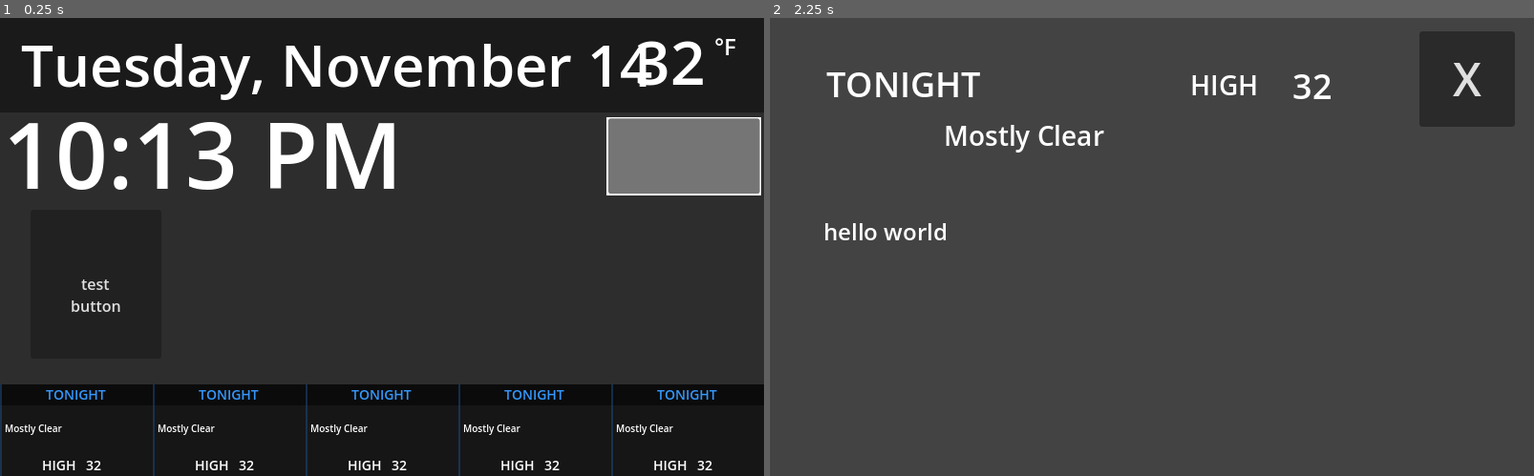
Above: before the commit, frames 1-2 (left to right).
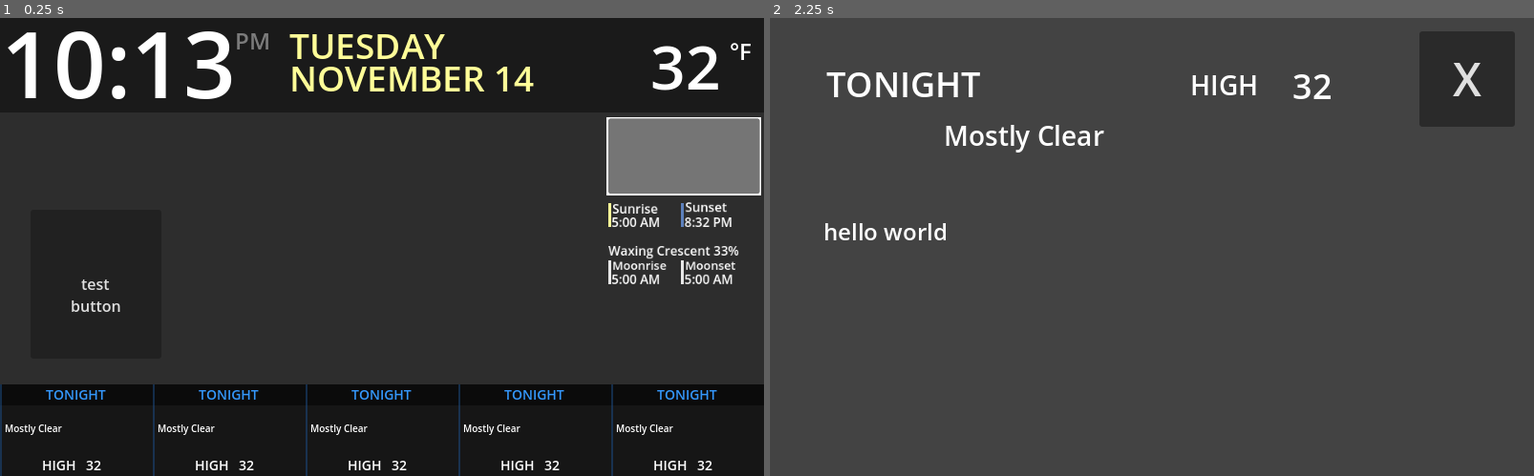
Above: after the commit, the same moments.

Repository: mattgrogan/PiDisplay
Game: Godot game, scene res://pi_display.tscn
The game is run twice, just before and just after one commit, with the same random seed, the same clock (stepped at 60 frames per second) and the same inputs.
Inputs (mouse positions are in pixels of both pictures, inside the frame that each line leads up to):
- Up to frame 1 (0.25 s): no input
- Up to frame 2 (2.25 s): click (1457, 155) at 0.5 s; click "test button" at 1.25 s; click (846, 430) at 2.02 s

The runs differ from the first frame. In frame 1, 8.8% of the frame differs, in the area x 1-99%, y 2-59%; in frame 2, nothing differs.
Error before the commit: Invalid access to property or key 'properties' on a base object of type 'Nil'. (res://DelayTimer.gd:29)
Error after the commit: Invalid access to property or key 'properties' on a base object of type 'Nil'. (res://USNO_Data.gd:33)

Commit message:
Added sun and moonrise

Diff:
--- a/Date.gd
+++ b/Date.gd
@@ -48,4 +48,4 @@
 		Time.Month.MONTH_DECEMBER:
 			month = "December"
 
-	self.text = "%s, %s %d" % [day_of_week, month, date.day]
+	self.text = "%s\n%s %d" % [day_of_week, month, date.day]
--- a/Time.gd
+++ b/Time.gd
@@ -15,4 +15,5 @@
 		ampm = "PM"
 	if hour > 12:
 		hour = hour - 12
-	self.text = "%d:%02d %s" % [hour, time.minute, ampm]
+	self.text = "%d:%02d" % [hour, time.minute]
+	$ampm.text = ampm
--- /dev/null
+++ b/USNO_Data.gd
@@ -0,0 +1,75 @@
+extends Node2D
+
+
+# Called when the node enters the scene tree for the first time.
+func _ready():
+	_send_http_request()
+
+func get_tz_offset_in_hours():
+	var tz = Time.get_time_zone_from_system()
+	#var offset = Time.get_offset_string_from_offset_minutes(tz.bias)
+	var offset = float(tz.bias) / 60.0
+	return offset
+
+func build_url():
+	var date = Time.get_date_string_from_system(true)
+	var tz_offset = get_tz_offset_in_hours()
+	var url = "https://aa.usno.navy.mil/api/rstt/oneday?date=" + date + \
+	"&coords=40.899761,-73.367905&tz=" + str(tz_offset) + "&dst=false"
+	return url
+
+func _send_http_request():
+	var http_request = HTTPRequest.new()
+	add_child(http_request)
+
+	http_request.request_completed.connect(_on_request_completed)
+	http_request.request(build_url())
+
+func _on_request_completed(result, response_code, headers, body):
+	var json = JSON.parse_string(body.get_string_from_utf8())
+	parse_usno_oneday(json)
+
+func parse_usno_oneday(json):
+	var moon_phase = json["properties"]["data"]["curphase"]
+	var moon_frac = json["properties"]["data"]["fracillum"]
+
+	var moonrise = ""
+	var moonset = ""
+	for d in json.properties.data.moondata:
+		if d.phen == "Rise":
+			moonrise = d.time
+		if d.phen == "Set":
+			moonset = d.time
+
+	var sunrise = ""
+	var sunset = ""
+	for s in json.properties.data.sundata:
+		if s.phen == "Rise":
+			sunrise = s.time
+		if s.phen == "Set":
+			sunset = s.time
+
+	_update_fields(moon_phase, moon_frac, moonrise, moonset, sunrise, sunset)
+
+
+func mil_time_to_12hr(military_time):
+	var split_time = military_time.split(":", false, 1)
+	var hour = int(split_time[0])
+	var min = int(split_time[1])
+
+	var ampm = "AM"
+	if hour == 0:
+		hour = 12
+	if hour > 12:
+		hour = hour - 12
+	if hour >= 12:
+		ampm = "PM"
+
+	return "%d:%d %s" % [hour, min, ampm]
+
+func _update_fields(moon_phase, moon_frac, moonrise, moonset, sunrise, sunset):
+	$Sunrise.text = mil_time_to_12hr(sunrise)
+	$Sunset.text = mil_time_to_12hr(sunset)
+	$Moonrise.text = mil_time_to_12hr(moonrise)
+	$Moonset.text = mil_time_to_12hr(moonset)
+	$Moonphase.text = moon_phase + " (" + moon_frac + ")"
--- a/pi_display.tscn
+++ b/pi_display.tscn
@@ -9,17 +9,9 @@
 [ext_resource type="Script" path="res://ForecastTimer.gd" id="5_1ordo"]
 [ext_resource type="Script" path="res://BackgroundTimer.gd" id="7_la43m"]
 
-[sub_resource type="SystemFont" id="SystemFont_i5y02"]
-
-[sub_resource type="LabelSettings" id="LabelSettings_bc13e"]
-font = SubResource("SystemFont_i5y02")
-font_size = 60
-
-[sub_resource type="SystemFont" id="SystemFont_ncmdv"]
-
-[sub_resource type="LabelSettings" id="LabelSettings_sg3pd"]
-font = SubResource("SystemFont_ncmdv")
-font_size = 96
+[sub_resource type="FontVariation" id="FontVariation_dqk7m"]
+spacing_top = -10
+spacing_bottom = -10
 
 [sub_resource type="SystemFont" id="SystemFont_dsuyu"]
 
@@ -57,30 +49,44 @@
 color = Color(0, 0, 0, 0.407843)
 
 [node name="Date" type="Label" parent="TimeDisplay"]
-offset_left = 22.0
-offset_top = 7.0
-offset_right = 773.0
-offset_bottom = 90.0
-size_flags_horizontal = 0
-text = "Monday January 1"
-label_settings = SubResource("LabelSettings_bc13e")
+offset_left = 303.0
+offset_top = 13.0
+offset_right = 1054.0
+offset_bottom = 106.0
+theme_override_colors/font_color = Color(1, 0.992157, 0.596078, 1)
+theme_override_fonts/font = SubResource("FontVariation_dqk7m")
+theme_override_font_sizes/font_size = 37
+text = "Monday
+January 1"
+uppercase = true
 script = ExtResource("1_6w8ij")
 
 [node name="Time" type="Label" parent="TimeDisplay"]
-offset_left = 3.0
-offset_top = 76.0
-offset_right = 636.0
-offset_bottom = 208.0
-text = "10:01 AM"
-label_settings = SubResource("LabelSettings_sg3pd")
+offset_left = 1.0
+offset_top = -19.0
+offset_right = 260.0
+offset_bottom = 113.0
+theme_override_colors/font_color = Color(1, 1, 1, 1)
+theme_override_font_sizes/font_size = 96
+text = "10:01"
 script = ExtResource("2_qqntg")
+
+[node name="ampm" type="Label" parent="TimeDisplay/Time"]
+layout_mode = 0
+offset_left = 245.0
+offset_top = 26.0
+offset_right = 285.0
+offset_bottom = 60.0
+theme_override_colors/font_color = Color(0.481789, 0.481789, 0.481789, 1)
+theme_override_font_sizes/font_size = 24
+text = "AM"
 
 [node name="Temp" type="Label" parent="TimeDisplay"]
 unique_name_in_owner = true
-offset_left = 644.0
-offset_top = 1.0
-offset_right = 738.0
-offset_bottom = 89.0
+offset_left = 660.0
+offset_top = 6.0
+offset_right = 754.0
+offset_bottom = 94.0
 text = "32"
 label_settings = SubResource("LabelSettings_jibpm")
 horizontal_alignment = 2
--- a/sunrise_sunset.tscn
+++ b/sunrise_sunset.tscn
@@ -1,6 +1,7 @@
-[gd_scene load_steps=4 format=3 uid="uid://bmoq88hih8ug0"]
+[gd_scene load_steps=5 format=3 uid="uid://bmoq88hih8ug0"]
 
 [ext_resource type="Script" path="res://SunriseSunset.gd" id="1_tfgvx"]
+[ext_resource type="PackedScene" uid="uid://br84r55ld6gwv" path="res://usno_data.tscn" id="2_ys010"]
 
 [sub_resource type="PlaceholderMesh" id="PlaceholderMesh_jdon3"]
 
@@ -9,6 +10,9 @@
 
 [node name="SunriseSunset" type="Node2D"]
 script = ExtResource("1_tfgvx")
+
+[node name="USNO_Data" parent="." instance=ExtResource("2_ys010")]
+position = Vector2(97, 223)
 
 [node name="Timer" type="Timer" parent="."]
 
@@ -42,7 +46,7 @@
 color = Color(0, 0, 0, 1)
 
 [node name="SunlightMaximized" type="TextureRect" parent="CanvasLayer"]
-anchors_preset = -1
+anchors_preset = 15
 anchor_right = 1.0
 anchor_bottom = 1.0
 offset_top = 1.0
--- /dev/null
+++ b/usno_data.tscn
@@ -0,0 +1,117 @@
+[gd_scene load_steps=2 format=3 uid="uid://br84r55ld6gwv"]
+
+[ext_resource type="Script" path="res://USNO_Data.gd" id="1_5gepg"]
+
+[node name="USNO_Data" type="Node2D"]
+position = Vector2(6, 62)
+script = ExtResource("1_5gepg")
+
+[node name="Sunrise" type="Label" parent="."]
+offset_left = 1.0
+offset_top = -47.0
+offset_right = 63.0
+offset_bottom = -24.0
+text = "5:00 AM"
+metadata/_edit_use_anchors_ = true
+
+[node name="Label" type="Label" parent="Sunrise"]
+layout_mode = 0
+offset_left = 1.0
+offset_top = -17.0
+offset_right = 59.0
+offset_bottom = 6.0
+text = "Sunrise"
+metadata/_edit_use_anchors_ = true
+
+[node name="ColorRect" type="ColorRect" parent="Sunrise"]
+offset_left = -4.0
+offset_top = -12.0
+offset_right = -1.0
+offset_bottom = 18.0
+color = Color(1, 0.992157, 0.596078, 1)
+metadata/_edit_use_anchors_ = true
+
+[node name="Sunset" type="Label" parent="."]
+offset_left = 93.0
+offset_top = -47.0
+offset_right = 154.0
+offset_bottom = -24.0
+text = "8:32 PM"
+metadata/_edit_use_anchors_ = true
+
+[node name="Label" type="Label" parent="Sunset"]
+layout_mode = 0
+offset_left = 1.0
+offset_top = -19.0
+offset_right = 54.0
+offset_bottom = 4.0
+text = "Sunset"
+metadata/_edit_use_anchors_ = true
+
+[node name="ColorRect" type="ColorRect" parent="Sunset"]
+layout_mode = 0
+offset_left = -4.0
+offset_top = -12.0
+offset_right = -1.0
+offset_bottom = 18.0
+color = Color(0.360784, 0.501961, 0.737255, 1)
+metadata/_edit_use_anchors_ = true
+
+[node name="Moonrise" type="Label" parent="."]
+offset_left = 1.0
+offset_top = 25.0
+offset_right = 63.0
+offset_bottom = 48.0
+text = "5:00 AM"
+metadata/_edit_use_anchors_ = true
+
+[node name="Label" type="Label" parent="Moonrise"]
+layout_mode = 0
+offset_left = 1.0
+offset_top = -17.0
+offset_right = 59.0
+offset_bottom = 6.0
+theme_override_font_sizes/font_size = 15
+text = "Moonrise"
+metadata/_edit_use_anchors_ = true
+
+[node name="ColorRect" type="ColorRect" parent="Moonrise"]
+offset_left = -4.0
+offset_top = -12.0
+offset_right = -1.0
+offset_bottom = 18.0
+color = Color(0.905882, 0.905882, 0.905882, 1)
+metadata/_edit_use_anchors_ = true
+
+[node name="Moonset" type="Label" parent="."]
+offset_left = 93.0
+offset_top = 25.0
+offset_right = 155.0
+offset_bottom = 48.0
+text = "5:00 AM"
+metadata/_edit_use_anchors_ = true
+
+[node name="Label" type="Label" parent="Moonset"]
+layout_mode = 0
+offset_left = 1.0
+offset_top = -17.0
+offset_right = 59.0
+offset_bottom = 6.0
+theme_override_font_sizes/font_size = 15
+text = "Moonset"
+metadata/_edit_use_anchors_ = true
+
+[node name="ColorRect" type="ColorRect" parent="Moonset"]
+offset_left = -4.0
+offset_top = -12.0
+offset_right = -1.0
+offset_bottom = 18.0
+color = Color(0.905882, 0.905882, 0.905882, 1)
+metadata/_edit_use_anchors_ = true
+
+[node name="Moonphase" type="Label" parent="."]
+offset_left = -3.0
+offset_top = -11.0
+offset_right = 162.0
+offset_bottom = 12.0
+text = "Waxing Crescent 33%"
Not shown: 1 places in pi_display.tscn that only renumber resources
